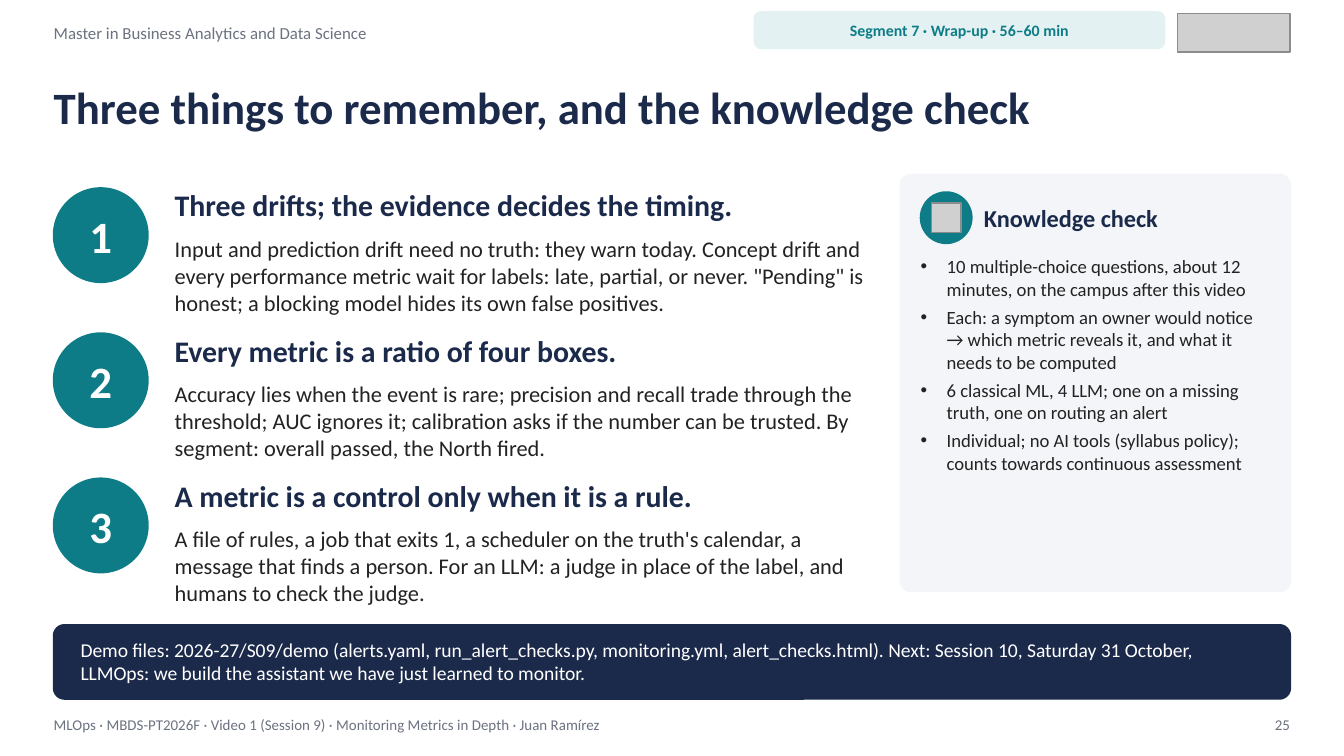
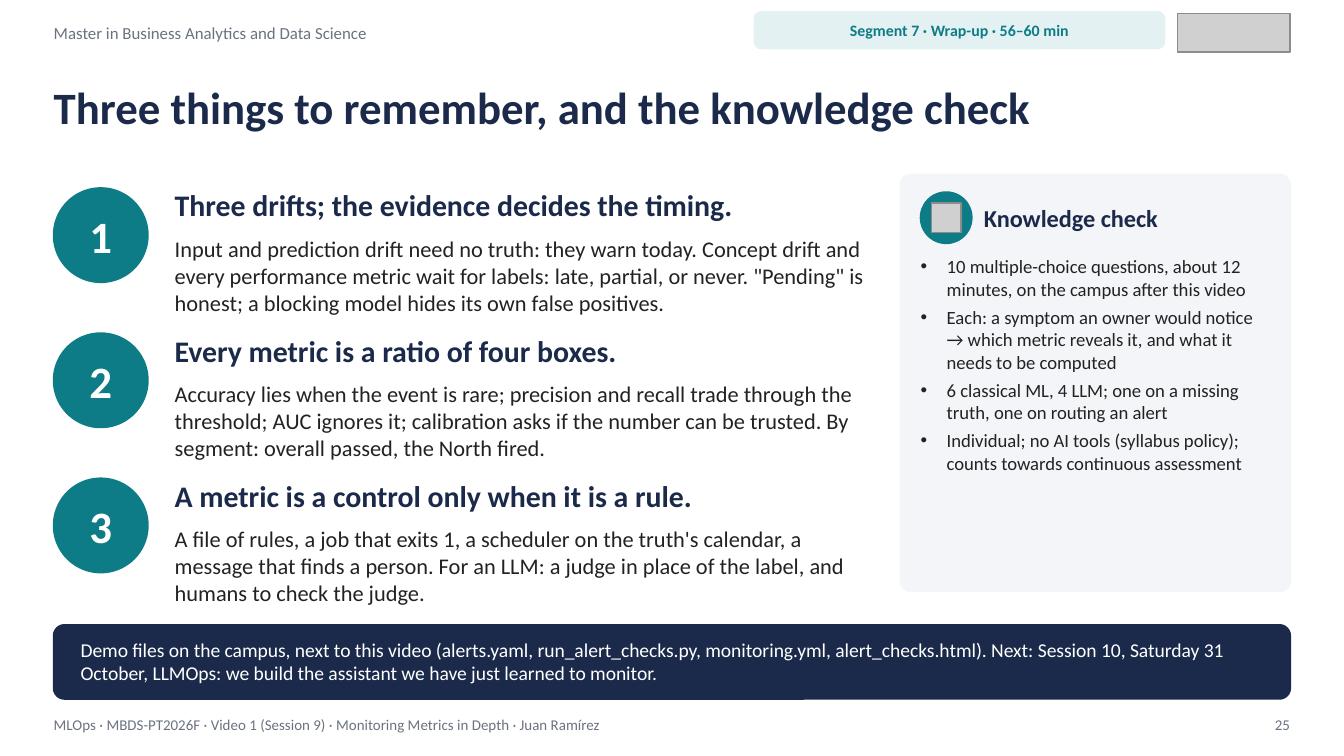
Before and after one commit to juanmaramirezgarcia/mlops-2026-27, a slide deck: slide 25 of 2026-27/S09/MLOps_S09_Video1_Monitoring_Metrics_in_Depth.pptx. Drawn at 1344x756 pixels with LibreOffice and Linux fonts; fonts in the diff are those of the drawing; grey boxes stand for pictures. Boxes give left, top, right and bottom in pixels: in the first picture for what was removed or moved away, otherwise in the second. Text is boxed around its words. In the diff, an @@ line names an element or a change of style, - is before the commit and + after.

```diff
--- a/2026-27/S09/MLOps_S09_Video1_Monitoring_Metrics_in_Depth.pptx
+++ b/2026-27/S09/MLOps_S09_Video1_Monitoring_Metrics_in_Depth.pptx
@@ text at (x1=81, y1=643, x2=1224, y2=684): text changed @@
-Demo files: 2026-27/S09/demo (alerts.yaml, run_alert_checks.py, monitoring.yml, alert_checks.html). Next: Session 10, Saturday 31 October, LLMOps: we build the assistant we have just learned to monitor.
+Demo files on the campus, next to this video (alerts.yaml, run_alert_checks.py, monitoring.yml, alert_checks.html). Next: Session 10, Saturday 31 October, LLMOps: we build the assistant we have just learned to monitor.
```
Also in this commit, not shown: 7 other slides changed, 17 other files.
